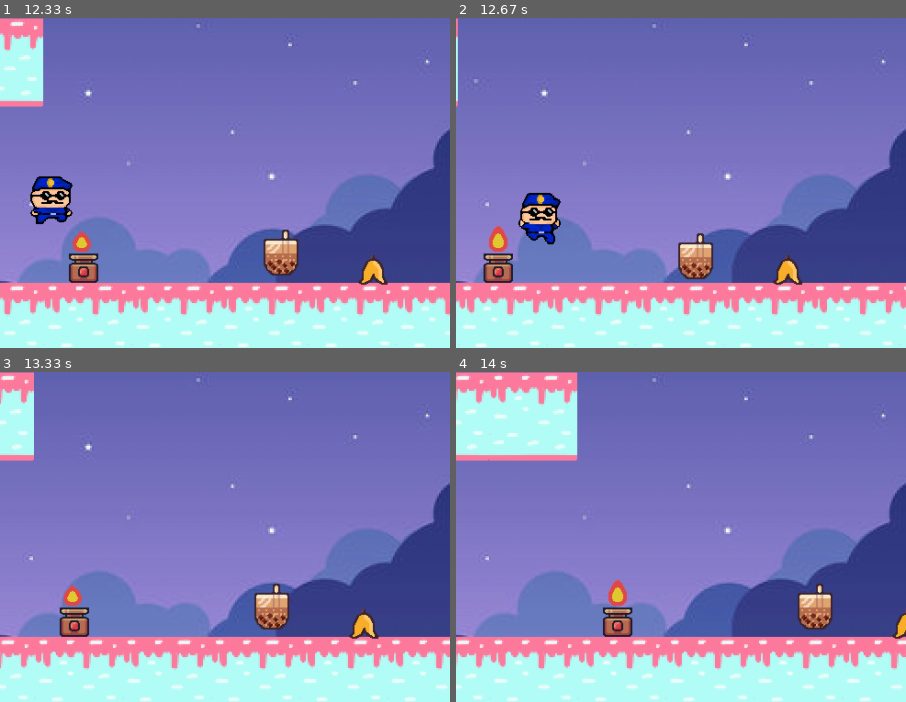
Above: before the commit, frames 1-4 (two rows, left to right).
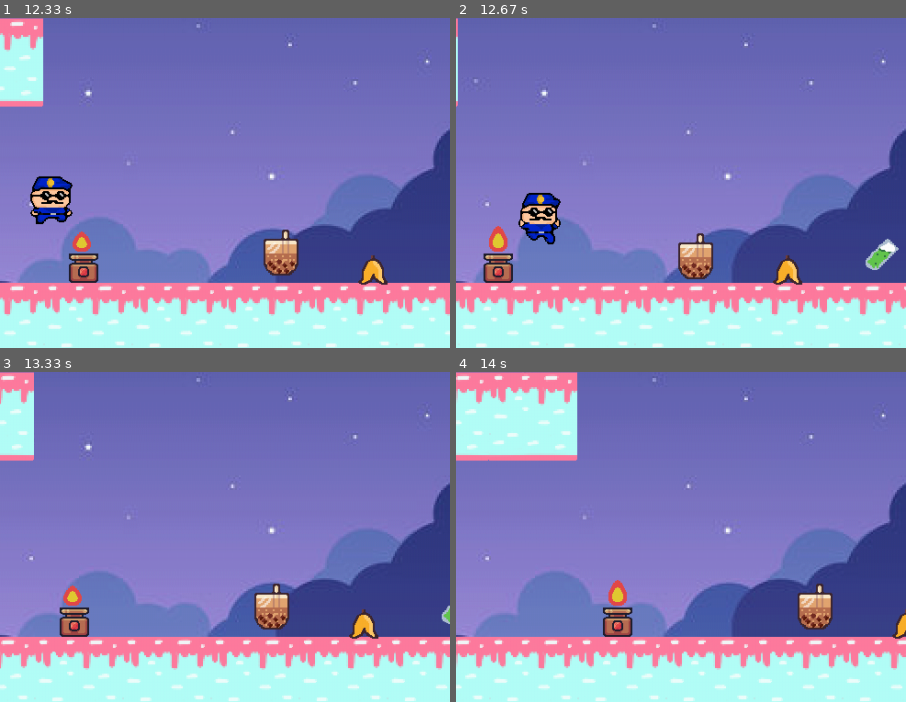
Above: after the commit, the same moments.

Repository: biancafu/pygame_hackathon
Game: pygame game, started from main.py
Two runs of this game, one before a commit and one after it. Both use one fixed random seed, a clock stepped at 60 frames per second and the inputs below.
Inputs:
- Up to frame 1 (12.33 s): click "Start Game" at 0.38 s; tap S at 0.67, 2.32, 3.88, 5.48, 7.05, 8.65, 10.22, 11.82 s; hold Right 1-1.63 s; tap Space at 1.07, 1.37, 1.73, 2.03, 2.23, 2.53, 2.73, 3.03, 3.23, 3.53, 3.8, 4.1, 4.23, 4.53, 4.9, 5.2, 5.4, 5.7, 5.9, 6.2, 6.4, 6.7, 6.97, 7.27, 7.4, 7.7, 8.07, 8.37, 8.57, 8.87, 9.07, 9.37, 9.57, 9.87, 10.13, 10.43, 10.57, 10.87, 11.23, 11.53, 11.73, 12.03, 12.23 s; hold Left 1.67-2.13 s; hold Right 2.17-2.63 s; hold Right 2.67-3.13 s; hold Left 3.17-3.7 s; hold Left 3.73-4.13 s; hold Right 4.17-4.8 s; hold Left 4.83-5.3 s; hold Right 5.33-5.8 s; hold Right 5.83-6.3 s; hold Left 6.33-6.87 s; hold Left 6.9-7.3 s; hold Right 7.33-7.97 s; hold Left 8-8.47 s; hold Right 8.5-8.97 s; hold Right 9-9.47 s; hold Left 9.5-10.03 s; hold Left 10.07-10.47 s; hold Right 10.5-11.13 s; hold Left 11.17-11.63 s; hold Right 11.67-12.13 s; hold Right from 12.17 s (still down)
- Up to frame 2 (12.67 s): tap Space at 12.53 s; release Right at 12.63 s
- Up to frame 3 (13.33 s): hold Left 12.67-13.2 s; tap Space at 12.73, 13.03, 13.3 s; hold Left from 13.23 s (still down)
- Up to frame 4 (14 s): tap S at 13.38 s; tap Space at 13.6, 13.73 s; release Left at 13.63 s; hold Right from 13.67 s (still down)
The pictures show only the part of the screen within x 50-100%, y 47-97%; the shares and areas given below are measured in that part.

Frame 1 is identical in both runs. In frame 2, 0.4% of the frame differs, in the area x 90-99%, y 66-77%; in frame 3, less than 0.1%; in frame 4, nothing differs.

Commit message:
implemented collectible bullets use poison sprite for now

Diff:
--- a/main.py
+++ b/main.py
@@ -484,14 +484,14 @@
     ANIMATION_DELAY = 10
 
     def __init__(self, x, y, width, height):
-        super().__init__(x, y, width, height, "speed")
+        super().__init__(x, y, width, height, "collectibles_bullets")
         self.speed = load_sprite_sheets("Items", "Potion", 32, 32)
-        self.image = self.speed["bbt"][0]
+        self.image = self.speed["poison"][0]
         self.mask = pygame.mask.from_surface(self.image)
         self.x = x
         self.y = y
         self.animation_count = 0
-        self.animation_name = "bbt"
+        self.animation_name = "poison"
 
     def loop(self): #looping for each frame
 
@@ -702,7 +702,8 @@
     heart1 = Heart(block_size * 3, WIN_HEIGHT - block_size * 5, 16, 16)
     heart2 = Heart(block_size * 5, WIN_HEIGHT - block_size * 5, 16, 16)
     speed = Speed(900, WIN_HEIGHT - block_size - 64, 32, 32)
-    collectibles = [heart1, heart2, speed]
+    collectibles_bullets = CollectibleBullets(1100, WIN_HEIGHT - block_size - 64, 32, 32)
+    collectibles = [heart1, heart2, speed, collectibles_bullets]
     #blocks and traps
     blocks = []
     fire = Fire(700, WIN_HEIGHT - block_size - 64, 16, 32)
@@ -788,6 +789,8 @@
                     player.lives += 1
                 elif collectible.name == "speed":
                     player.add_speed = True
+                elif collectible.name == "collectibles_bullets":
+                    player.bullets += 3
                 # match collectible.name:
                 #     case "heart":
                 #         player.lives += 1
